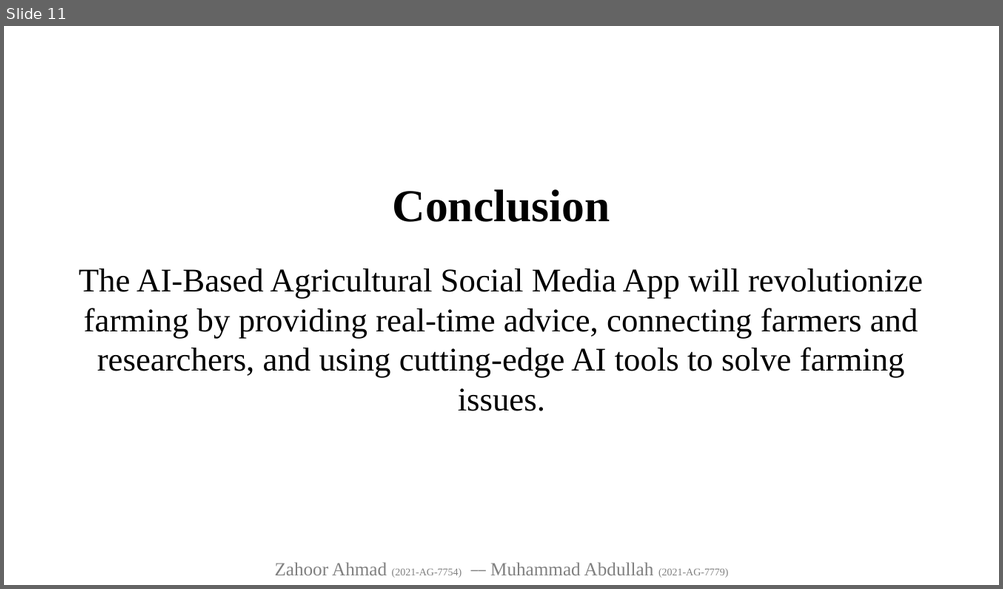
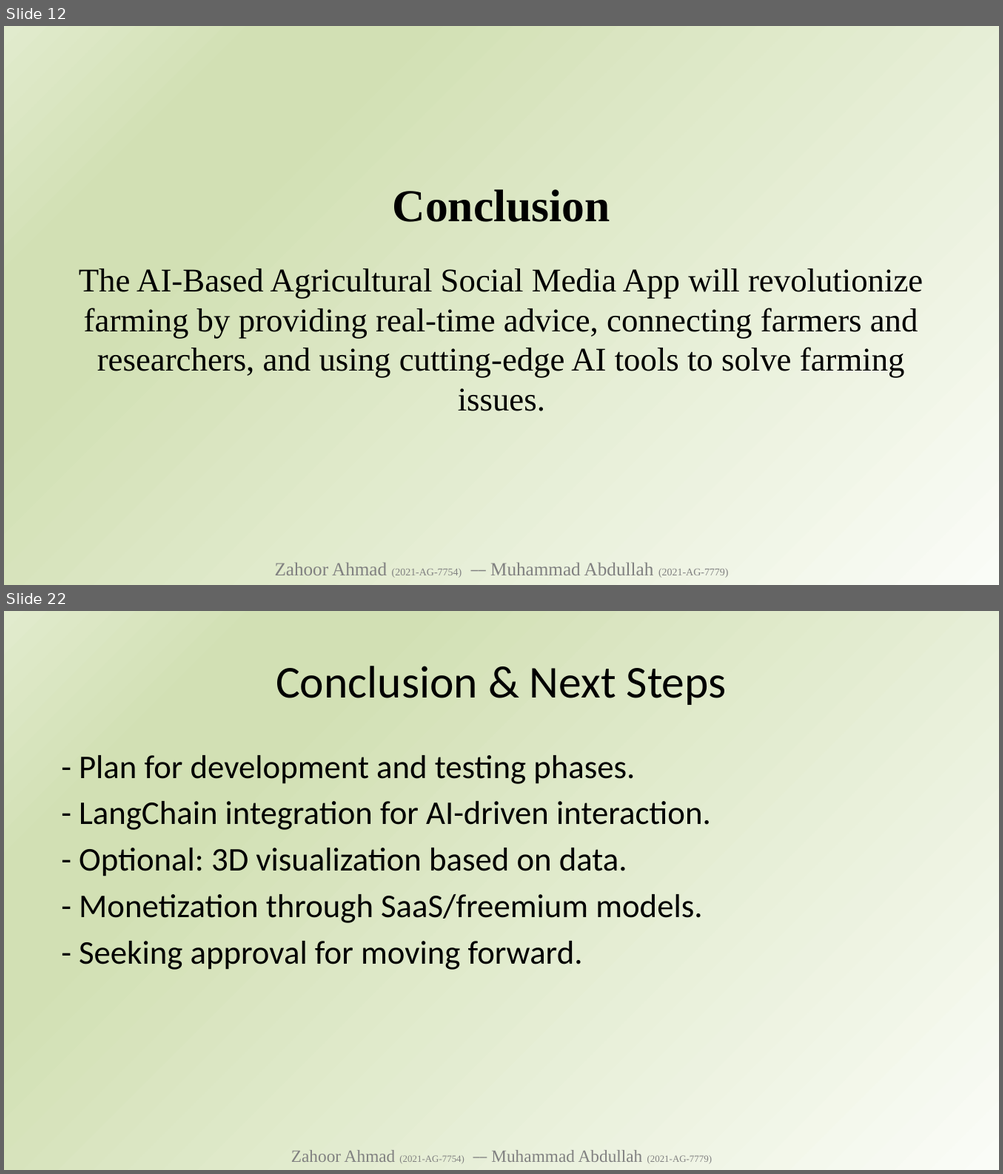
Before and after one commit to zahooronly/FYP, a slide deck: FYP AI Based Agricultural Social Media App Zahoor - Abdullah.pptx. Shown one above the other, each under a label of ours: slide 11 before the commit, slides 12 and 22 after it; the slides between them are not shown. The pictures are 1003x589 and 1003x1174 pixels, drawn with LibreOffice and Linux fonts; fonts in the diff are those of the drawing. Boxes give left, top, right and bottom in pixels: in the first picture for what was removed or moved away, otherwise in the second. Text is boxed around its words. In the diff, an @@ line names an element or a change of style, - is before the commit and + after.

```diff
--- a/FYP AI Based Agricultural Social Media App Zahoor - Abdullah.pptx
+++ b/FYP AI Based Agricultural Social Media App Zahoor - Abdullah.pptx
@@ slide 22 added at (4, 611, 999, 1170), background gradient #FAFCF7 to #D2E0B4 to #E1EBCD @@
@@ title added at (276, 666, 726, 705), 44 pt, text #000000 @@
+Conclusion & Next Steps
@@ text added at (79, 755, 711, 970), 32 pt, text #000000 @@
+- Plan for development and testing phases.
+- LangChain integration for AI-driven interaction.
+- Optional: 3D visualization based on data.
+- Monetization through SaaS/freemium models.
+- Seeking approval for moving forward.
@@ text added at (291, 1150, 712, 1165), 16.6 pt, text #808080 @@
+Zahoor Ahmad (2021-AG-7754) ⎯⎯ Muhammad Abdullah (2021-AG-7779)
@@ what was slide 11 is now slide 12 @@
@@ slide 12 changed as well @@
@@ background #FFFFFF to gradient #FAFCF7 to #D2E0B4 to #E1EBCD @@
```
Also in this commit, not shown: 10 other slides changed, 11 other slides added, 1 other file.
